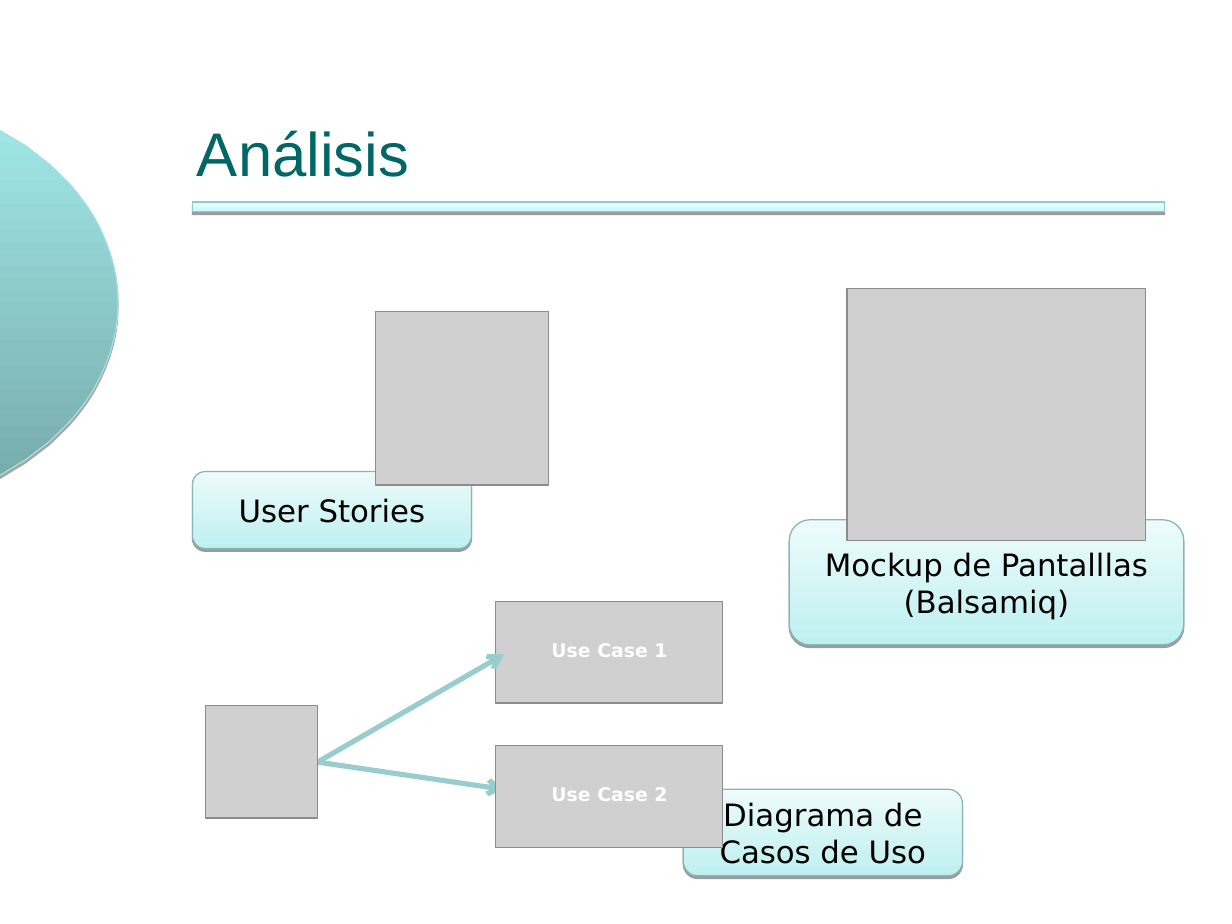
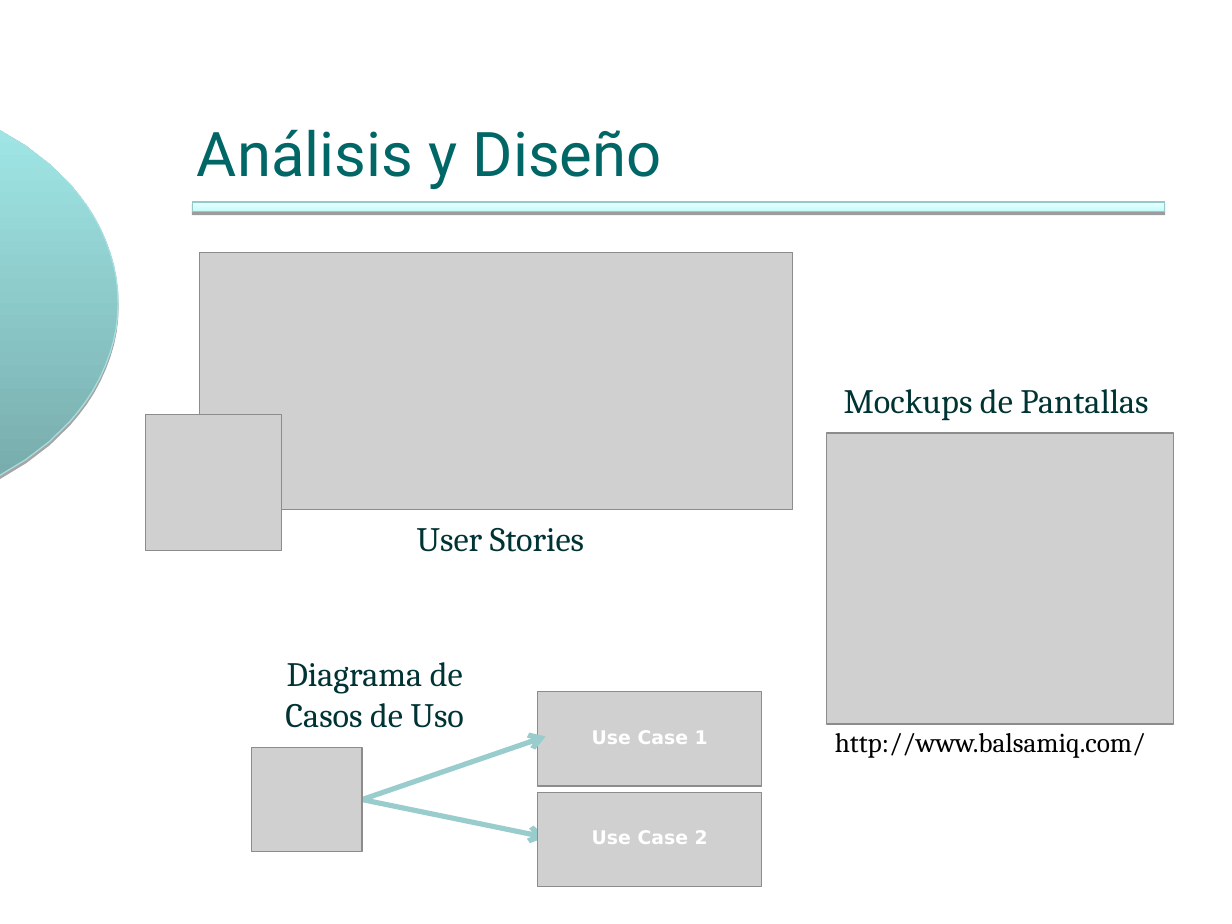
Before and after one commit to ingevy/taller-desarrollo-proyectos-ii-2do-2010, a slide deck: slide 5 of doc/presentaciones/Presentación inicial v2.ppt (slide 8 before the commit). Drawn at 1232x924 pixels with LibreOffice and Linux fonts; fonts in the diff are those of the drawing; grey boxes stand for pictures; background and template pictures are left out. Boxes give left, top, right and bottom in pixels: in the first picture for what was removed or moved away, otherwise in the second. Text is boxed around its words. In the diff, an @@ line names an element or a change of style, - is before the commit and + after.

```diff
--- a/doc/presentaciones/Presentación inicial v2.ppt
+++ b/doc/presentaciones/Presentación inicial v2.ppt
@@ title at (x1=197, y1=129, x2=662, y2=189): text changed; font Arial to Roboto @@
-Análisis
+Análisis y Diseño
@@ picture resized from (x1=376, y1=312, x2=549, y2=485) to (x1=200, y1=253, x2=793, y2=510) @@
@@ text added at (x1=844, y1=389, x2=1148, y2=421), 20 pt, text #003333 @@
+Mockups de Pantallas
@@ picture added at (x1=145, y1=414, x2=281, y2=549) @@
@@ picture resized from (x1=848, y1=288, x2=1146, y2=540) to (x1=827, y1=434, x2=1173, y2=724) @@
@@ text "User Stories" moved from (x1=192, y1=472, x2=472, y2=549) to (x1=417, y1=528, x2=584, y2=552) @@
@@ text "User Stories" at (x1=417, y1=528, x2=584, y2=552): size 18 to 20 pt, font DejaVu Sans to Cambria, text colour #000000 to #003333; vertical alignment middle to top; fill gradient #BFF0F0 to #EDFBFB to none; outline #86B6B6 0.74 pt to none; shadow off @@
@@ rounded rectangle removed at (x1=790, y1=520, x2=1184, y2=646) @@
-Mockup de Pantalllas (Balsamiq)
@@ text "Diagrama de" moved from (x1=684, y1=790, x2=963, y2=876) to (x1=285, y1=662, x2=464, y2=728) @@
@@ text "Diagrama de" at (x1=285, y1=662, x2=464, y2=728): vertical alignment middle to top; fill gradient #BFF0F0 to #EDFBFB to none; outline #86B6B6 0.74 pt to none; shadow off @@
@@ text at (x1=285, y1=662, x2=464, y2=728): text changed; size 18 to 20 pt; font DejaVu Sans to Cambria; text colour #000000 to #003333 @@
-Diagrama de Casos de Uso
+Diagrama de
+Casos de Uso
@@ picture resized from (x1=495, y1=601, x2=723, y2=703) to (x1=537, y1=691, x2=761, y2=786) @@
@@ text "Use Case 1" moved from (x1=551, y1=643, x2=667, y2=657) to (x1=592, y1=730, x2=708, y2=744) @@
@@ picture resized from (x1=206, y1=706, x2=318, y2=818) to (x1=251, y1=748, x2=362, y2=853) @@
@@ arrow moved from (318, 763) - (504, 790) to (362, 800) - (546, 737) @@
@@ text added at (x1=835, y1=733, x2=1146, y2=758), 16 pt, text #000000 @@
+http://www.balsamiq.com/
@@ arrow moved from (318, 763) - (504, 654) to (362, 800) - (546, 838) @@
@@ picture resized from (x1=495, y1=745, x2=723, y2=848) to (x1=537, y1=792, x2=761, y2=887) @@
@@ text "Use Case 2" moved from (x1=551, y1=787, x2=667, y2=801) to (x1=592, y1=830, x2=708, y2=844) @@
```
Also in this commit, not shown: 9 other slides changed, 8 slides added, 14 slides removed, 1 other file.
